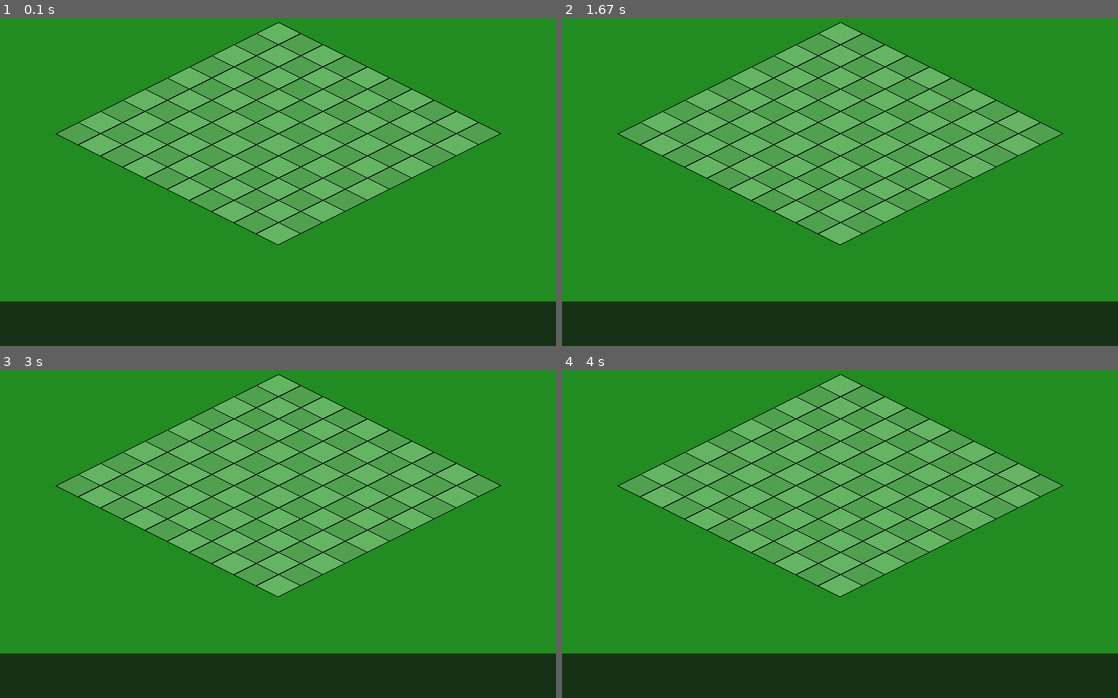
Above: before the commit, frames 1-4 (two rows, left to right).
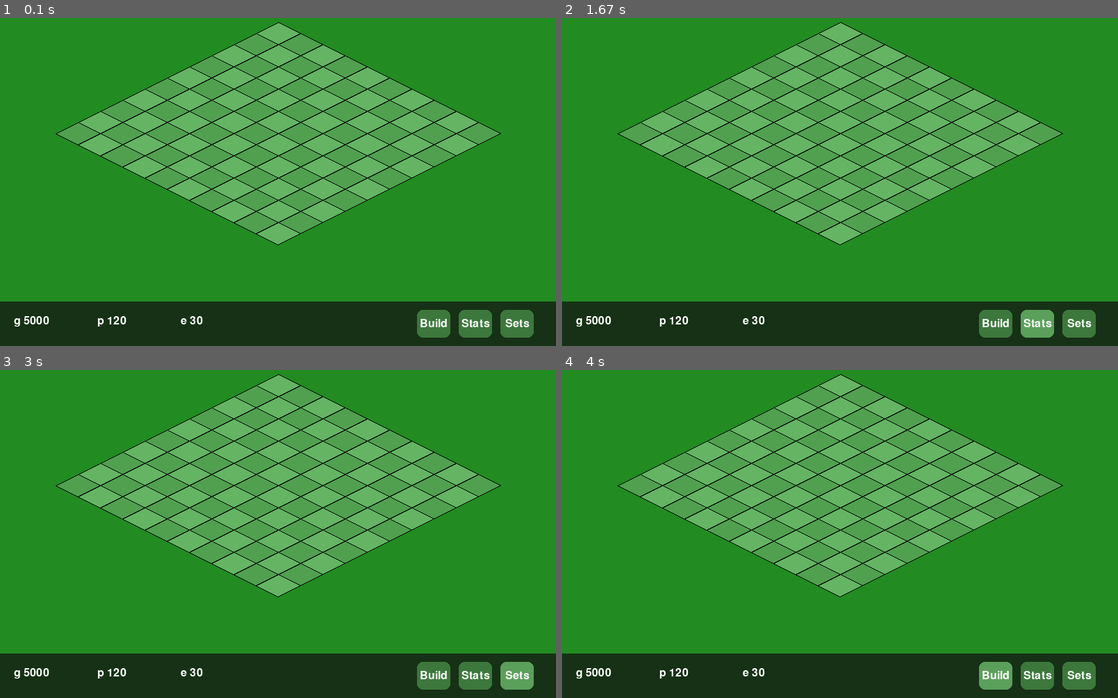
Above: after the commit, the same moments.

Repository: tdimnet/learn-pygame-by-doing
Game: pygame game, started from v3/app.py
Same seed, same stepped clock (60 frames per second), same inputs: the game is played once before the commit and once after it.
Inputs (mouse positions are in pixels of both pictures, inside the frame that each line leads up to):
- Up to frame 1 (0.1 s): no input
- Up to frame 2 (1.67 s): click (995, 323) at 0.38 s, where only the run after the commit has a clickable "Build"; click (840, 165) at 0.72 s; click (1040, 323) at 1.55 s, where only the run after the commit has a clickable "Stats"
- Up to frame 3 (3 s): click (outside the picture) at 1.88 s; click (517, 675) at 2.72 s, where only the run after the commit has a clickable "Sets"
- Up to frame 4 (4 s): click (762, 402) at 3.05 s; click (995, 675) at 3.88 s, where only the run after the commit has a clickable "Build"

The runs differ from the first frame. In frame 1, 1.7% of the frame differs, in the area x 2-96%, y 88-98%; in frame 2, 1.7%; in frame 3, 1.7%; in frame 4, 1.7%.

Commit message:
Designing the menu

Diff:
--- a/v3/app.py
+++ b/v3/app.py
@@ -15,7 +15,8 @@
 
 MAIN_BACKGROUND_COLOR = (34, 139, 34)
 TILE_BACKGROUND_COLOR = (0, 100, 0)
-WHITE = (0, 0, 0)
+WHITE = (255, 255, 255)
+BLACK = (0, 0, 0)
 
 
 def grid_to_iso(gx: int, gy: int) -> tuple[int, int]:
@@ -46,7 +47,7 @@
         [top, right, bottom, left])
     pygame.draw.polygon(
         surface,
-        WHITE,
+        BLACK,
         [top, right, bottom, left],
         1)
 
@@ -65,6 +66,37 @@
     hud_surface = pygame.Surface((SCREEN_WIDTH, HUD_HEIGHT), pygame.SRCALPHA)
     hud_surface.fill((20, 30, 20, 210))
     screen.blit(hud_surface, hud_rect.topleft)
+
+    resources = [
+        ("g", "5000"),
+        ("p", "120"),
+        ("e", "30"),
+    ]
+
+    x = 20
+    for icon, value in resources:
+        text = font.render(f"{icon} {value}", True, WHITE)
+        screen.blit(text, (x, hud_rect.y + 20))
+        x += 120
+
+    buttons = [
+        ("Build", SCREEN_WIDTH - 200),
+        ("Stats", SCREEN_WIDTH - 140),
+        ("Sets", SCREEN_WIDTH - 80)
+    ]
+
+    for label, x in buttons:
+        rect = pygame.Rect(x, hud_rect.y + 12, 48, 40)
+
+        color = (60, 120, 60)
+        if rect.collidepoint(mouse_pos):
+            color = (90, 160, 90)
+
+        pygame.draw.rect(screen, color, rect, border_radius=8)
+
+        txt = font.render(label, True, WHITE)
+        txt_rect = txt.get_rect(center=rect.center)
+        screen.blit(txt, txt_rect)
 
 
 def main():
